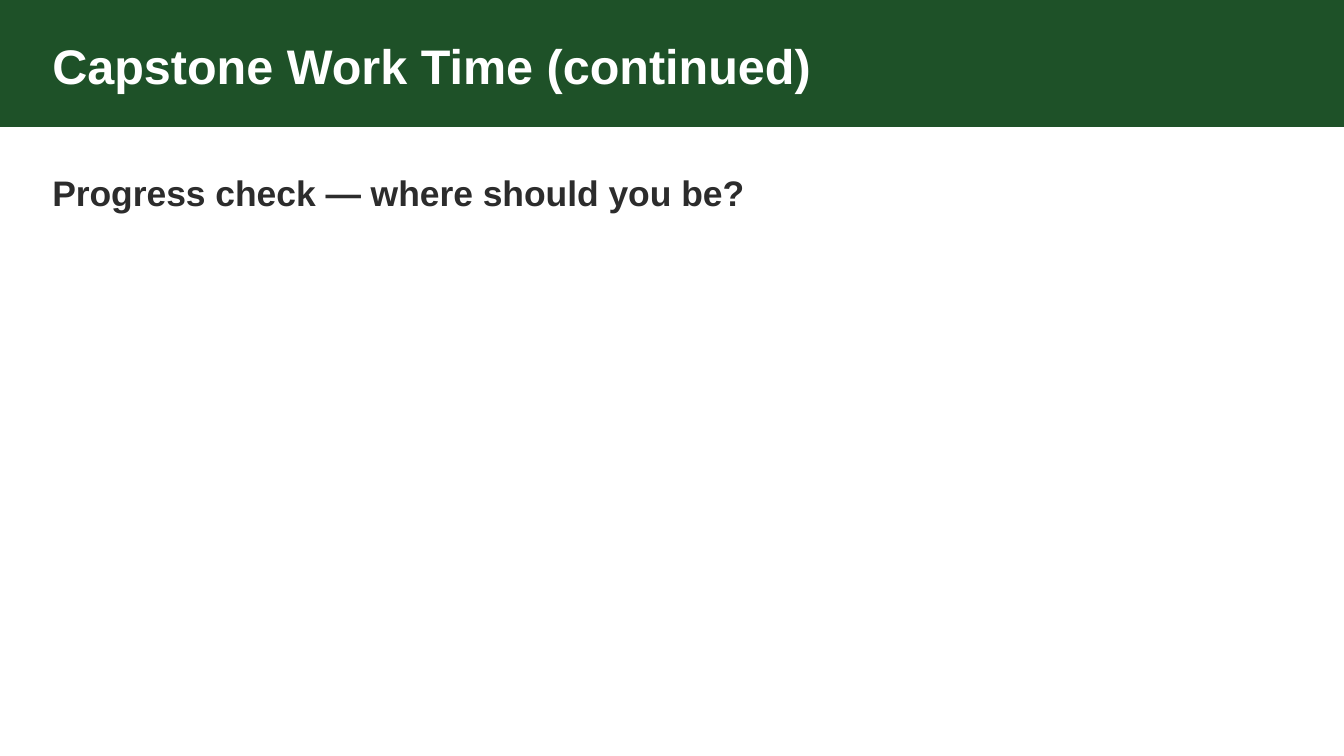
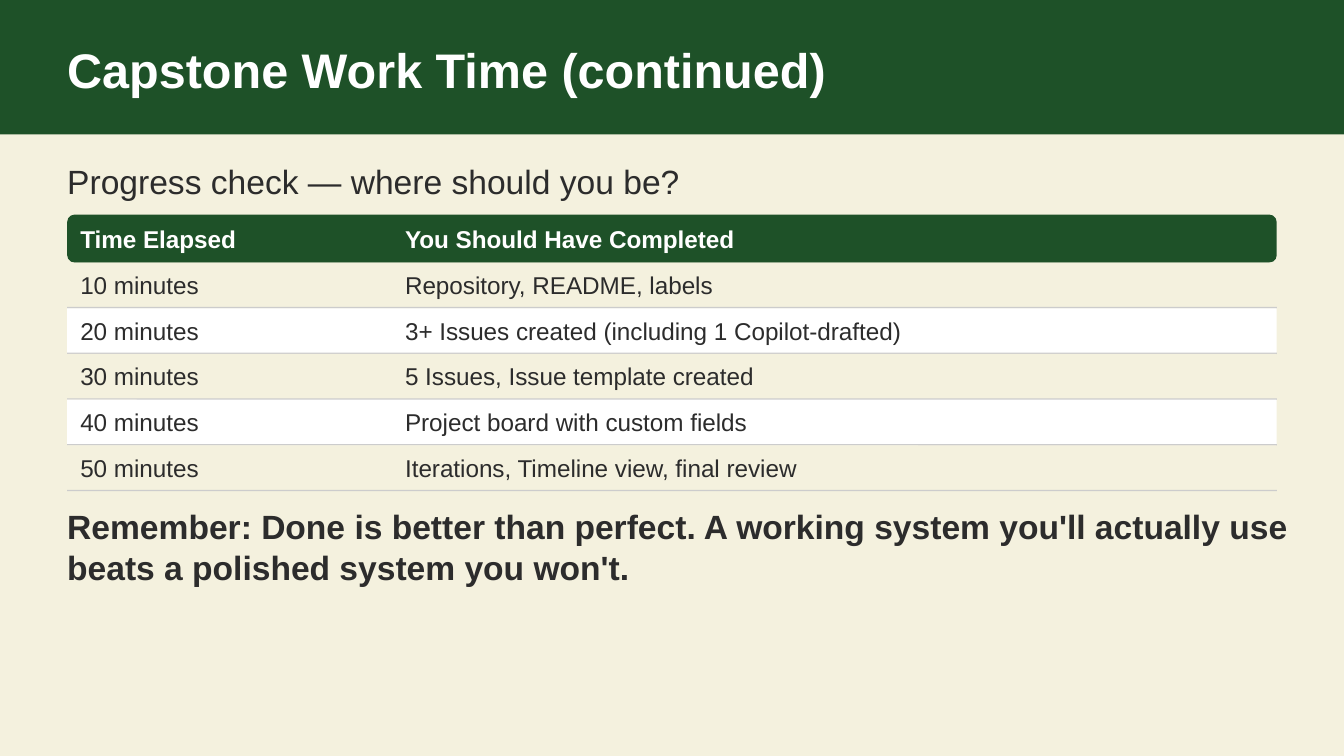
Before and after one commit to zircote/github4farms, a slide deck: slide 11 of sessions/session-12/slides.pptx. Drawn at 1344x756 pixels with LibreOffice and Linux fonts; fonts in the diff are those of the drawing. Boxes give left, top, right and bottom in pixels: in the first picture for what was removed or moved away, otherwise in the second. Text is boxed around its words. In the diff, an @@ line names an element or a change of style, - is before the commit and + after.

Commit message:
build: regenerate all 12 session PPTX decks
Rebuild all slide decks to incorporate HTML quality fixes,
content additions, and layout corrections.

```diff
--- a/sessions/session-12/slides.pptx
+++ b/sessions/session-12/slides.pptx
@@ background #FFFFFF to #F4F1DE @@
@@ rectangle: place and size @@
-rectangle at (0, 0, 1344, 126)
+rectangle at (0, 0, 1344, 134)
@@ text "Capstone Work Time (continued)": place and size @@
-text "Capstone Work Time (continued)" at (52, 49, 811, 94)
+text "Capstone Work Time (continued)" at (67, 53, 826, 97)
@@ text "Progress check — where should ...": place and size @@
-text "Progress check — where should ..." at (52, 180, 744, 214)
+text "Progress check — where should ..." at (67, 169, 679, 200)
@@ text "Progress check — where should ..." at (67, 169, 679, 200): size 19 to 18 pt, bold off; line spacing 25.6pt to 1; less space between paragraphs @@
@@ rounded rectangle added at (67, 215, 1277, 263), fill #1E5128 @@
@@ text added at (80, 230, 236, 253), 13 pt, text #FFFFFF, bold @@
+Time Elapsed
@@ text added at (405, 230, 734, 253), 13 pt, text #FFFFFF, bold @@
+You Should Have Completed
@@ rectangle added at (67, 262, 1277, 308), fill #F4F1DE @@
@@ text added at (80, 276, 199, 295), 13 pt, text #2C2C2C @@
+10 minutes
@@ text added at (405, 276, 712, 299), 13 pt, text #2C2C2C @@
+Repository, README, labels
@@ line added from (67, 308) to (1277, 308), #CCCCCC 0.75 pt @@
@@ rectangle added at (67, 308, 1277, 353), fill #FFFFFF @@
@@ text added at (80, 322, 199, 341), 13 pt, text #2C2C2C @@
+20 minutes
@@ text added at (405, 322, 901, 345), 13 pt, text #2C2C2C @@
+3+ Issues created (including 1 Copilot-drafted)
@@ line added from (67, 353) to (1277, 353), #CCCCCC 0.75 pt @@
@@ rectangle added at (67, 353, 1277, 399), fill #F4F1DE @@
@@ text added at (80, 367, 199, 386), 13 pt, text #2C2C2C @@
+30 minutes
@@ text added at (405, 367, 754, 390), 13 pt, text #2C2C2C @@
+5 Issues, Issue template created
@@ line added from (67, 399) to (1277, 399), #CCCCCC 0.75 pt @@
@@ rectangle added at (67, 399, 1277, 445), fill #FFFFFF @@
@@ text added at (80, 413, 199, 432), 13 pt, text #2C2C2C @@
+40 minutes
@@ text added at (405, 413, 747, 436), 13 pt, text #2C2C2C @@
+Project board with custom fields
@@ line added from (67, 445) to (1277, 445), #CCCCCC 0.75 pt @@
@@ rectangle added at (67, 445, 1277, 491), fill #F4F1DE @@
@@ text added at (80, 459, 199, 478), 13 pt, text #2C2C2C @@
+50 minutes
@@ text added at (405, 459, 797, 480), 13 pt, text #2C2C2C @@
+Iterations, Timeline view, final review
@@ line added from (67, 491) to (1277, 491), #CCCCCC 0.75 pt @@
@@ text added at (67, 514, 1287, 586), 18 pt, text #2C2C2C, bold @@
+Remember: Done is better than perfect. A working system you'll actually use beats a polished system you won't.
```
Also in this commit, not shown: 2 other slides changed, 1 slide added, 1 slide removed, 11 other files.
